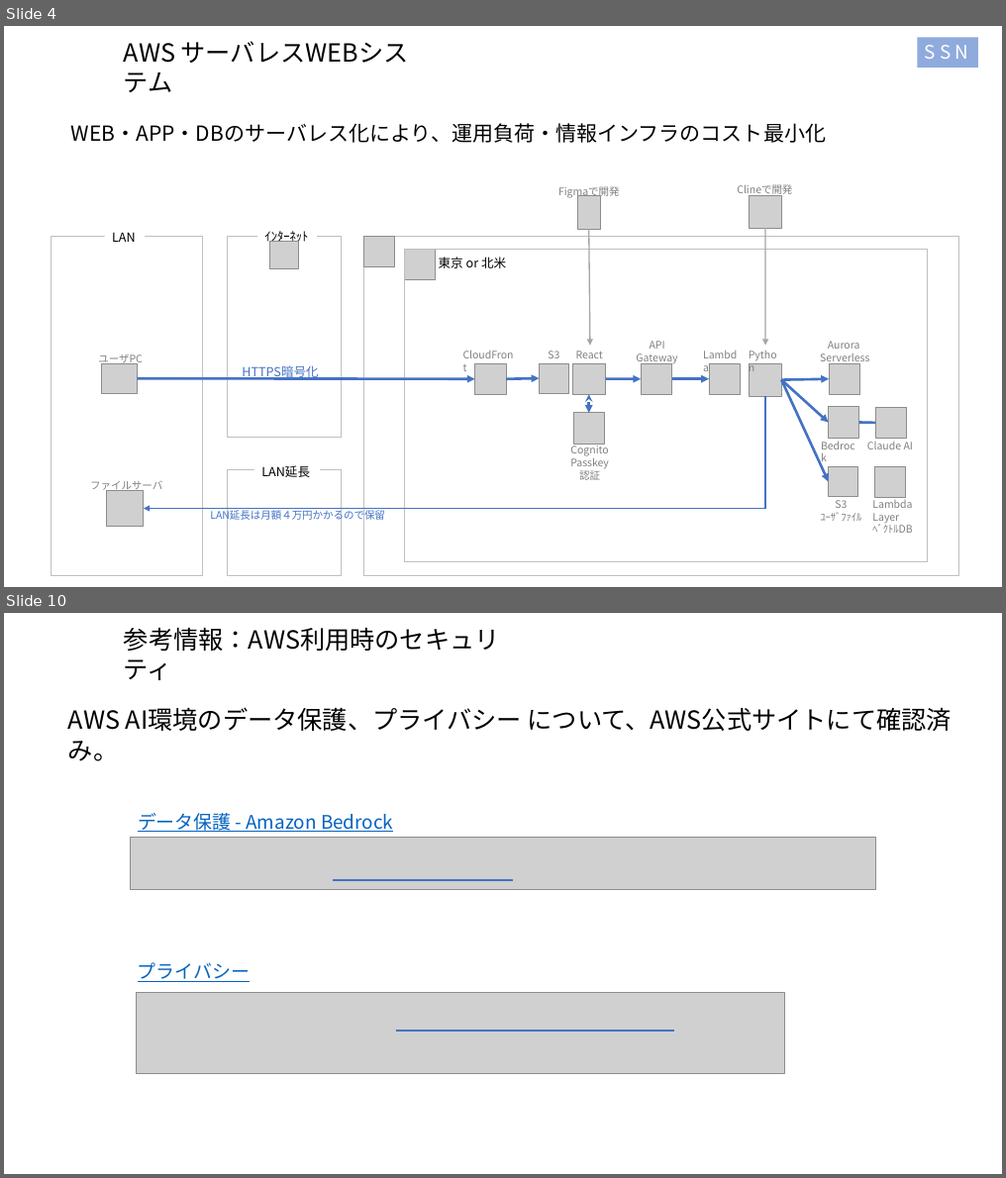
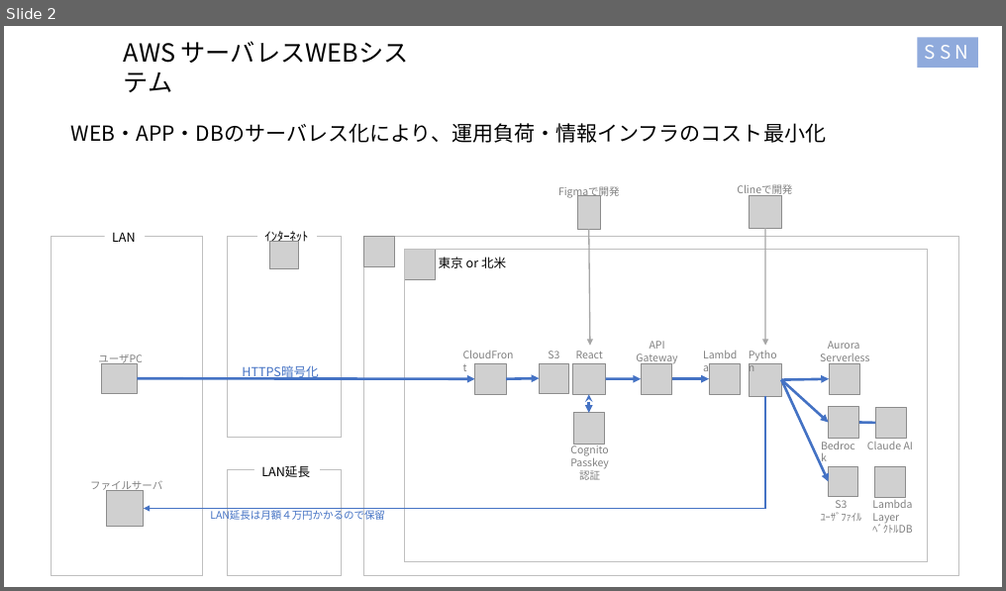
Before and after one commit to kiri0408/tyaga, a slide deck: aws_memo2.pptx. Shown one above the other, each under a label of ours: slides 4 and 10 before the commit, slide 2 after it; the slides between them are not shown. The pictures are 1006x1178 and 1006x591 pixels, drawn with LibreOffice and Linux fonts; fonts in the diff are those of the drawing; grey boxes stand for pictures. Boxes give left, top, right and bottom in pixels: in the first picture for what was removed or moved away, otherwise in the second. Text is boxed around its words. In the diff, an @@ line names an element or a change of style, - is before the commit and + after.

```diff
--- a/aws_memo2.pptx
+++ b/aws_memo2.pptx
@@ slide 10 removed at bbox=[4, 613, 1002, 1174], background #FFFFFF @@
@@ text removed at bbox=[124, 627, 500, 651] @@
-参考情報：AWS利用時のセキュリティ
@@ text removed at bbox=[68, 707, 951, 761] @@
-AWS AI環境のデータ保護、プライバシー について、AWS公式サイトにて確認済み。
@@ text removed at bbox=[138, 813, 393, 832] @@
-データ保護 - Amazon Bedrock
@@ picture removed at bbox=[131, 837, 876, 889] @@
@@ line removed from (334, 880) to (513, 880) @@
@@ text removed at bbox=[138, 962, 250, 982] @@
-プライバシー
@@ picture removed at bbox=[136, 992, 784, 1073] @@
@@ line removed from (395, 1031) to (674, 1031) @@
@@ what was slide 4 is now slide 2 @@
```
Also in this commit, not shown: 12 other slides removed.
